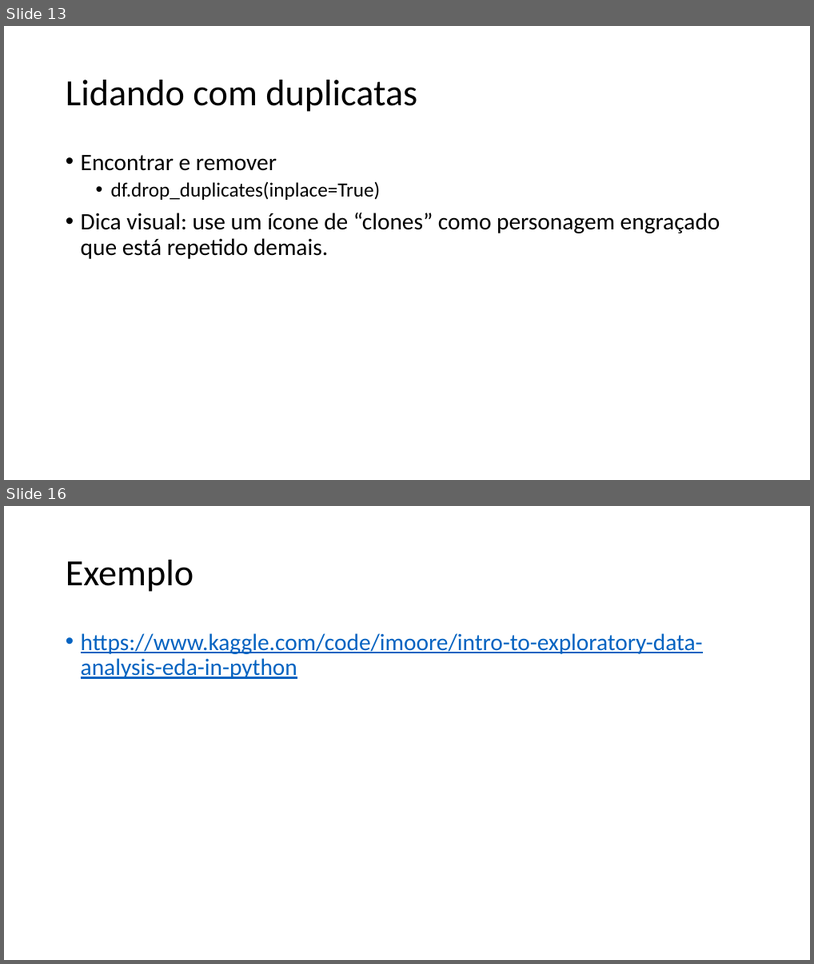
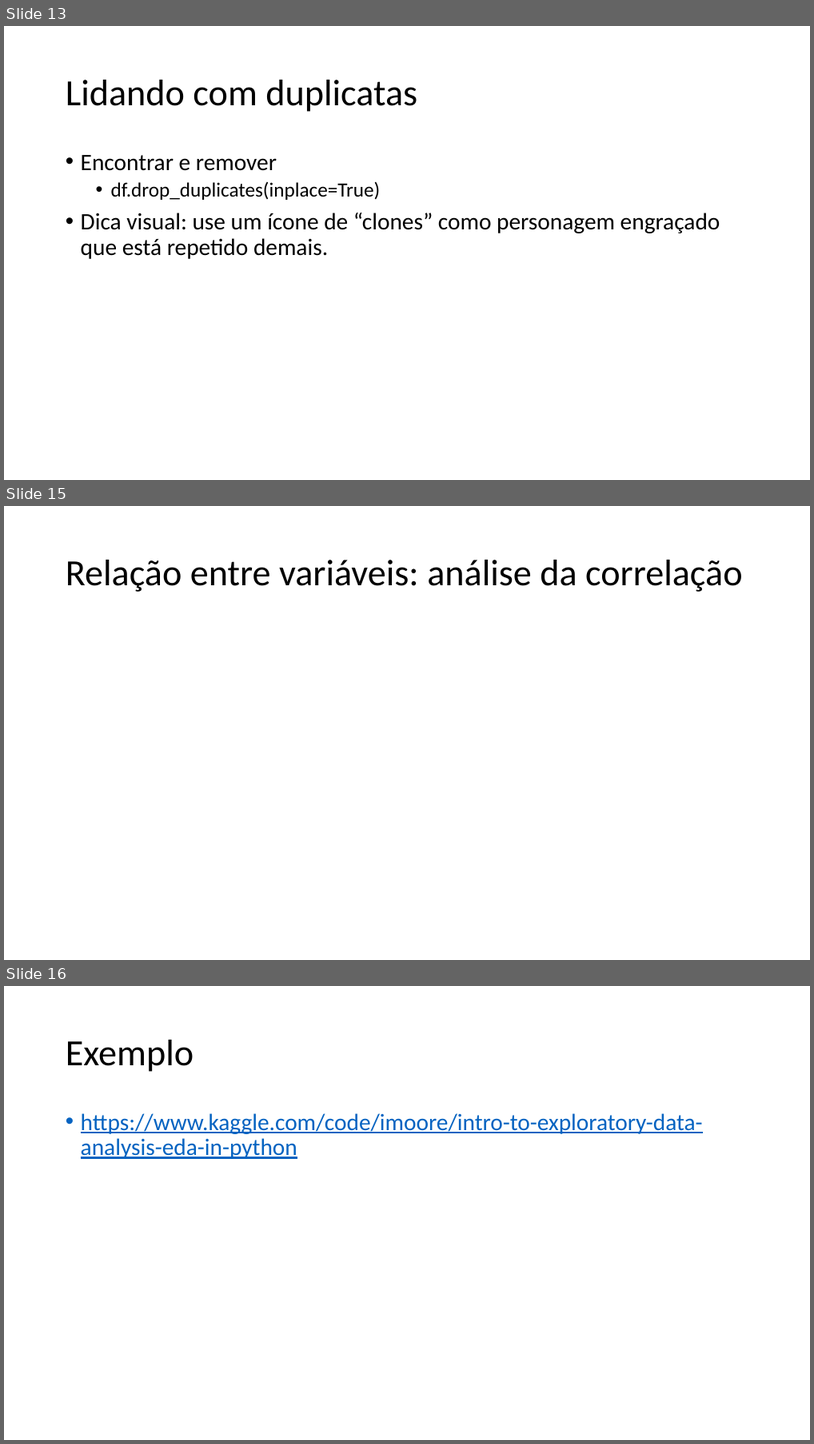
Before and after one commit to zz4fap/c24_inteligencia_artificial, a slide deck: slides/C24_EDA.pptx. Shown one above the other, each under a label of ours: slides 13 and 16 before the commit, slides 13, 15 and 16 after it; the slides between them are not shown. The pictures are 814x964 and 814x1444 pixels, drawn with LibreOffice and Linux fonts; fonts in the diff are those of the drawing. Boxes give left, top, right and bottom in pixels: in the first picture for what was removed or moved away, otherwise in the second. Text is boxed around its words. In the diff, an @@ line names an element or a change of style, - is before the commit and + after.

```diff
--- a/slides/C24_EDA.pptx
+++ b/slides/C24_EDA.pptx
@@ slide 15 added at [4,506,810,960], background #FFFFFF @@
@@ title added at [66,560,742,592], 44 pt, text #000000 @@
+Relação entre variáveis: análise da correlação
```
Also in this commit, not shown: 5 slides changed, 1 other slide added, 2 slides removed, 1 other file.
